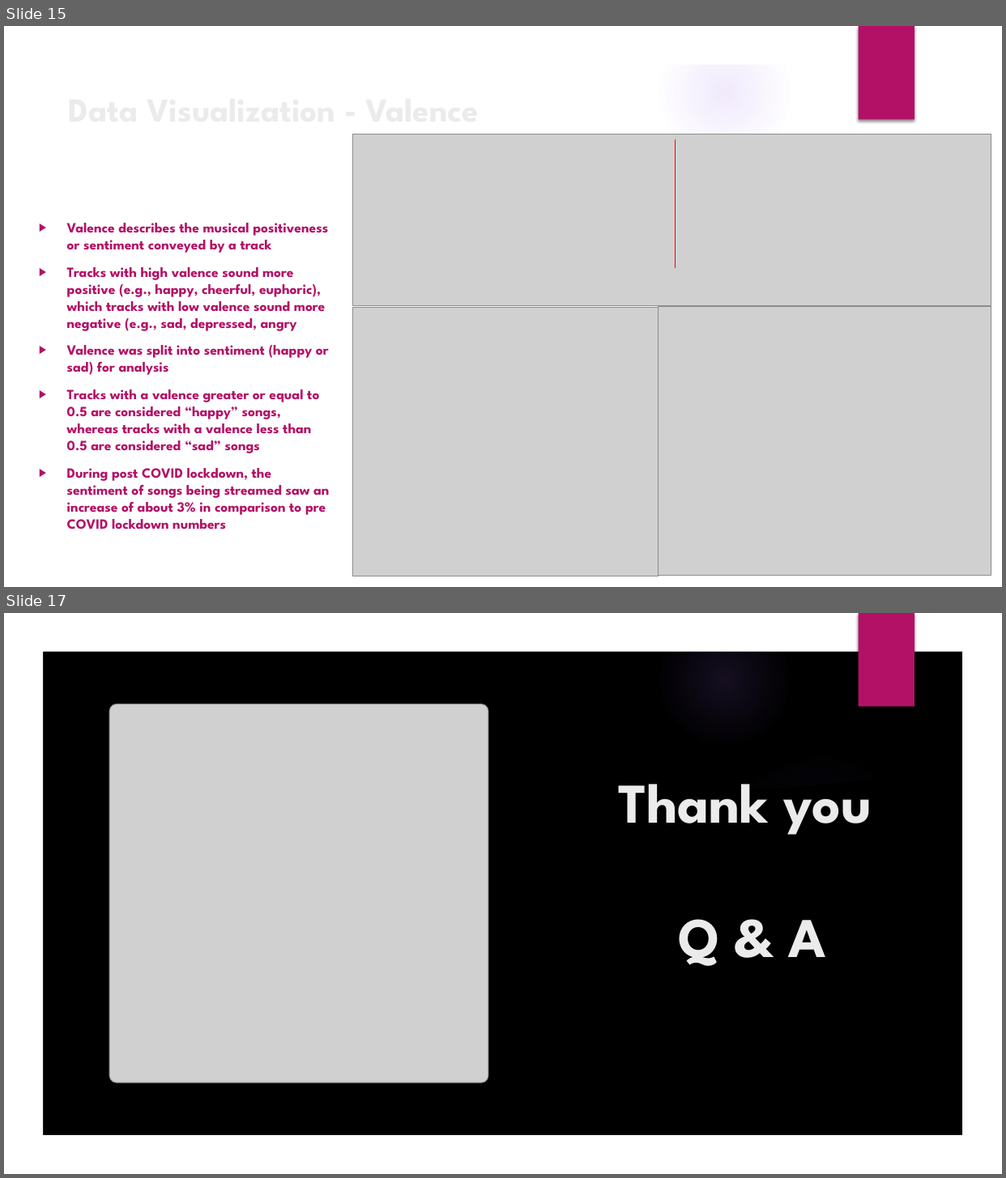
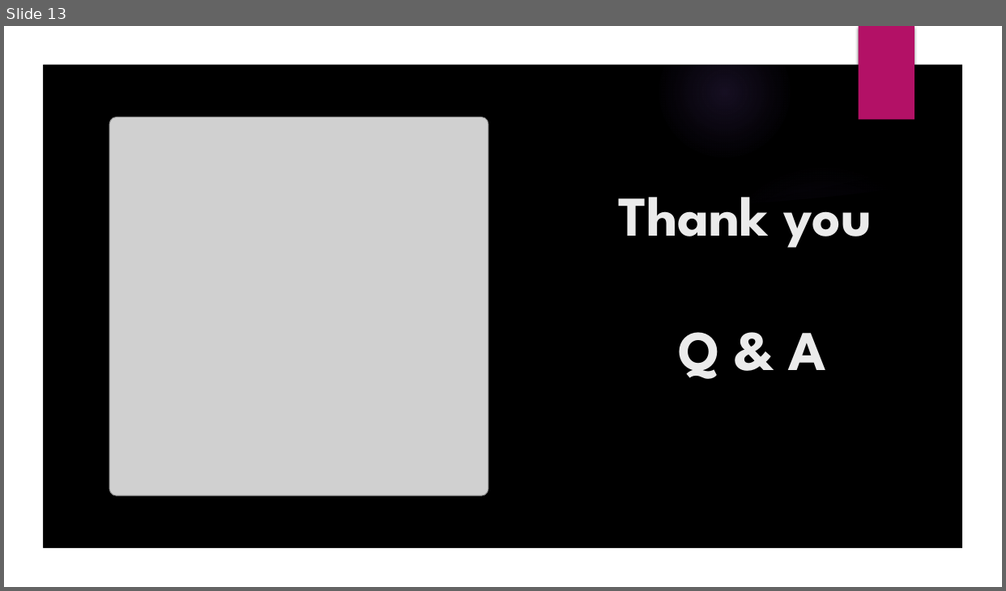
Before and after one commit to The-Music-Notes/Music_Data, a slide deck: Music Notes 2024.pptx. Shown one above the other, each under a label of ours: slides 15 and 17 before the commit, slide 13 after it; the slides between them are not shown. The pictures are 1006x1178 and 1006x591 pixels, drawn with LibreOffice and Linux fonts; fonts in the diff are those of the drawing; grey boxes stand for pictures; background and template pictures are left out. Boxes give left, top, right and bottom in pixels: in the first picture for what was removed or moved away, otherwise in the second. Text is boxed around its words. In the diff, an @@ line names an element or a change of style, - is before the commit and + after.

```diff
--- a/Music Notes 2024.pptx
+++ b/Music Notes 2024.pptx
@@ slide 15 removed at [4, 26, 1002, 587], background picture (left out); not listed: 5 template elements that a slide beside it also shows @@
@@ freeform shape removed at [4, 26, 1002, 587] @@
@@ rectangle removed at [859, 26, 914, 120] @@
@@ text removed at [366, 84, 479, 134] @@
-Data Visualization - Valence
@@ picture removed at [353, 134, 991, 306] @@
@@ line removed from (675, 268) to (675, 139) @@
@@ freeform shape removed at [41, 179, 965, 550] @@
@@ text removed at [67, 223, 329, 530] @@
-▶ Valence describes the musical positiveness or sentiment conveyed by a track
-▶ Tracks with high valence sound more positive (e.g., happy, cheerful, euphoric), which tracks with low valence sound more negative (e.g., sad, depressed, angry
-▶ Valence was split into sentiment (happy or sad) for analysis
-▶ Tracks with a valence greater or equal to 0.5 are considered “happy” songs, whereas tracks with a valence less than 0.5 are considered “sad” songs
-▶ During post COVID lockdown, the sentiment of songs being streamed saw an increase of about 3% in comparison to pre COVID lockdown numbers
@@ picture removed at [353, 308, 658, 577] @@
@@ picture removed at [658, 307, 991, 576] @@
@@ what was slide 17 is now slide 13 @@
```
Also in this commit, not shown: 8 slides changed, 3 slides added, 6 other slides removed, 4 other files.
